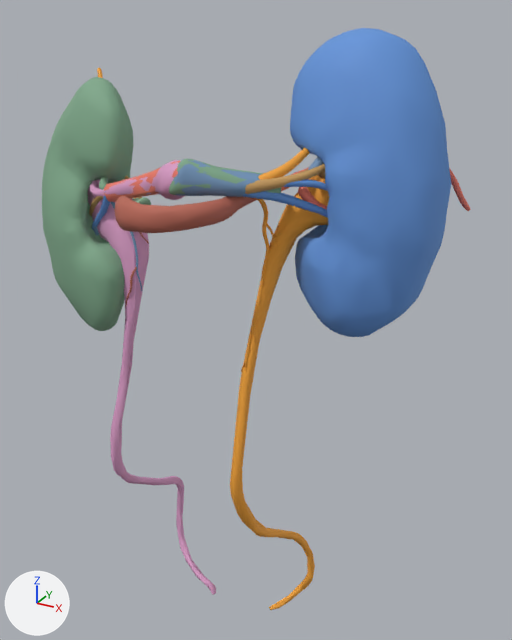
Before and after pictures for a commit that changed the glTF model public/organs-atlas/kidneys.glb.
The view is the same before and after, from a camera (50 mm lens) standing at (1.12, -1.62, 1.04) and looking at (0.15, 0.16, 0.16). Lighting does not change. The marker at lower left points along +X, +Y and +Z. The picture after the commit comes second.

Before the edit, the objects in view are built like this:
```python
ob_anterior_division_of_left_renal_artery = bpy.data.objects.new('Anterior division of left renal artery', me_anterior_division_of_left_renal_artery)
ob_anterior_division_of_left_renal_artery.location = (0.0, 0.0, 0.0)
ob_anterior_division_of_left_renal_artery_004 = bpy.data.objects.new('Anterior division of left renal artery.004', me_anterior_division_of_left_renal_artery_004)
ob_anterior_division_of_left_renal_artery_004.location = (0.0, 0.0, 0.0)
ob_anterior_division_of_left_renal_artery_005 = bpy.data.objects.new('Anterior division of left renal artery.005', me_anterior_division_of_left_renal_artery_005)
ob_anterior_division_of_left_renal_artery_005.location = (0.0, 0.0, 0.0)
ob_left_kidney = bpy.data.objects.new('Left kidney', me_left_kidney)
ob_left_kidney.location = (0.0, 0.0, 0.0)
ob_left_ureter = bpy.data.objects.new('Left ureter', me_left_ureter)
ob_left_ureter.location = (0.0, 0.0, 0.0)
ob_right_kidney = bpy.data.objects.new('Right kidney', me_right_kidney)
ob_right_kidney.location = (0.0, 0.0, 0.0)
ob_right_ureter = bpy.data.objects.new('Right ureter', me_right_ureter)
ob_right_ureter.location = (0.0, 0.0, 0.0)
# also in view: 'Left renal vein' at (0.12, -0.14, 0.58); 'Trunk of left renal artery' at (0.21, -0.13, 0.66); 'Left renal artery' at (0.22, -0.12, 0.66); 'Trunk of right renal artery' at (-0.04, -0.13, 0.62)
```
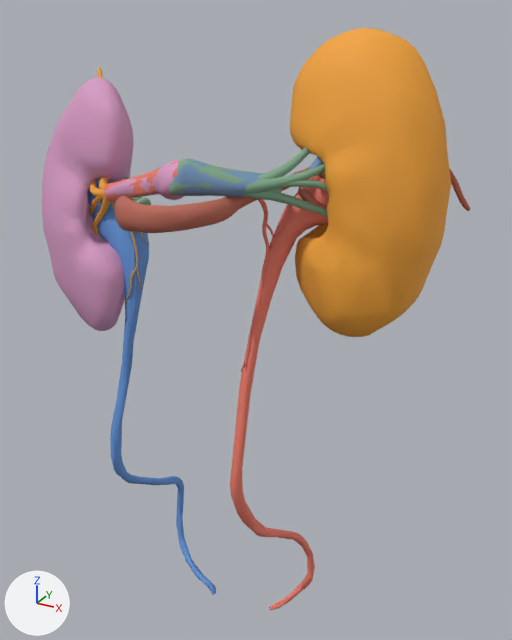
Location of each change, [x1, y1, x2, y2] in pixels of the pictures (512 x 640 px):
'Left kidney', recoloured (blue to orange): [290, 28, 451, 337] in both
'Right kidney', recoloured (greyish green to pink): [42, 77, 133, 331] in both
'Right ureter', recoloured: [88, 180, 216, 595] in both
'Anterior division of left renal artery.005', recoloured (blue to greyish green): [243, 179, 328, 218] in both
'Anterior division of left renal artery', recoloured (orange to greyish green): [245, 164, 325, 194] in both
'Anterior division of left renal artery.004', recoloured (orange to greyish green): [258, 148, 310, 180] in both

The change, as a list of edits to the scene's bpy script:
```text
Change mat_left_kidney:
    mat_left_kidney.base_color: (0.125, 0.298, 0.694) -> (0.891, 0.374, 0.0399)  # blue #6394d9 -> orange #f2a538
Change mat_right_ureter:
    mat_right_ureter.base_color: (0.694, 0.334, 0.56) -> (0.125, 0.298, 0.694)  # pink #d99cc5 -> blue #6394d9
Change mat_right_kidney:
    mat_right_kidney.base_color: (0.216, 0.399, 0.259) -> (0.694, 0.334, 0.56)  # greyish green #80a98b -> pink #d99cc5
Change mat_anterior_division_of_left_renal_artery:
    mat_anterior_division_of_left_renal_artery.base_color: (0.573, 0.33, 0.111) -> (0.216, 0.399, 0.259)  # orange #c79b5e -> greyish green #80a98b
Change mat_anterior_division_of_left_renal_artery_004:
    mat_anterior_division_of_left_renal_artery_004.base_color: (0.891, 0.374, 0.0399) -> (0.216, 0.399, 0.259)  # orange #f2a538 -> greyish green #80a98b
Change mat_anterior_division_of_left_renal_artery_005:
    mat_anterior_division_of_left_renal_artery_005.base_color: (0.125, 0.298, 0.694) -> (0.216, 0.399, 0.259)  # blue #6394d9 -> greyish green #80a98b
```
